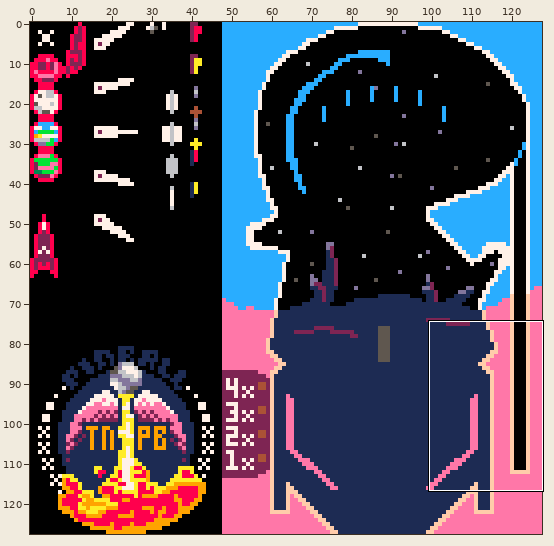
Sprite sheet -- spr.png. Above: a wide view before the commit, with the close-up outlined.
Close-up. Before the edit:
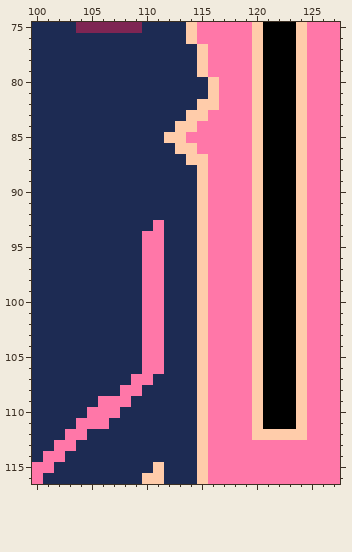
The file is 128x128 pixels. Shown: x 100..127, y 75..116.
The same view after the edit:
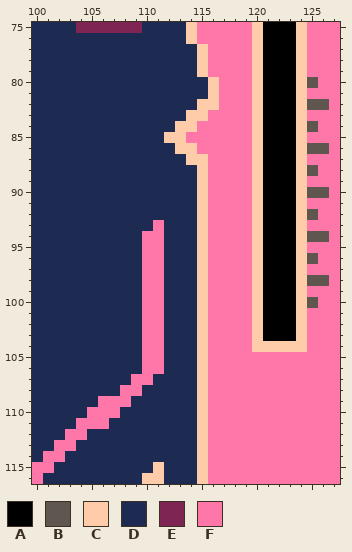
Palette (. is transparent): A #000000  B #5f574f  C #ffccaa  D #1d2b53  E #7e2553  F #ff77a8
Diff:
@@ x 123..127 @@
  79 ACFFF
- 80 ACFFF
+ 80 ACBFF
  81 ACFFF
- 82 ACFFF
+ 82 ACBBF
  83 ACFFF
- 84 ACFFF
+ 84 ACBFF
  85 ACFFF
- 86 ACFFF
+ 86 ACBBF
  87 ACFFF
- 88 ACFFF
+ 88 ACBFF
  89 ACFFF
- 90 ACFFF
+ 90 ACBBF
  91 ACFFF
- 92 ACFFF
+ 92 ACBFF
  93 ACFFF
- 94 ACFFF
+ 94 ACBBF
  95 ACFFF
- 96 ACFFF
+ 96 ACBFF
  97 ACFFF
- 98 ACFFF
+ 98 ACBBF
  99 ACFFF
-100 ACFFF
+100 ACBFF
 101 ACFFF
@@ x 118..126 @@
 103 FFCAAACFF
-104 FFCAAACFF
-105 FFCAAACFF
-106 FFCAAACFF
-107 FFCAAACFF
-108 FFCAAACFF
-109 FFCAAACFF
-110 FFCAAACFF
-111 FFCAAACFF
-112 FFCCCCCFF
+104 FFCCCCCFF
+105 FFFFFFFFF
+106 FFFFFFFFF
+107 FFFFFFFFF
+108 FFFFFFFFF
+109 FFFFFFFFF
+110 FFFFFFFFF
+111 FFFFFFFFF
+112 FFFFFFFFF
 113 FFFFFFFFF
Pixel boxes of the changes (left, top, right, bottom) in both close-ups:
changed: (252, 77, 329, 440)
